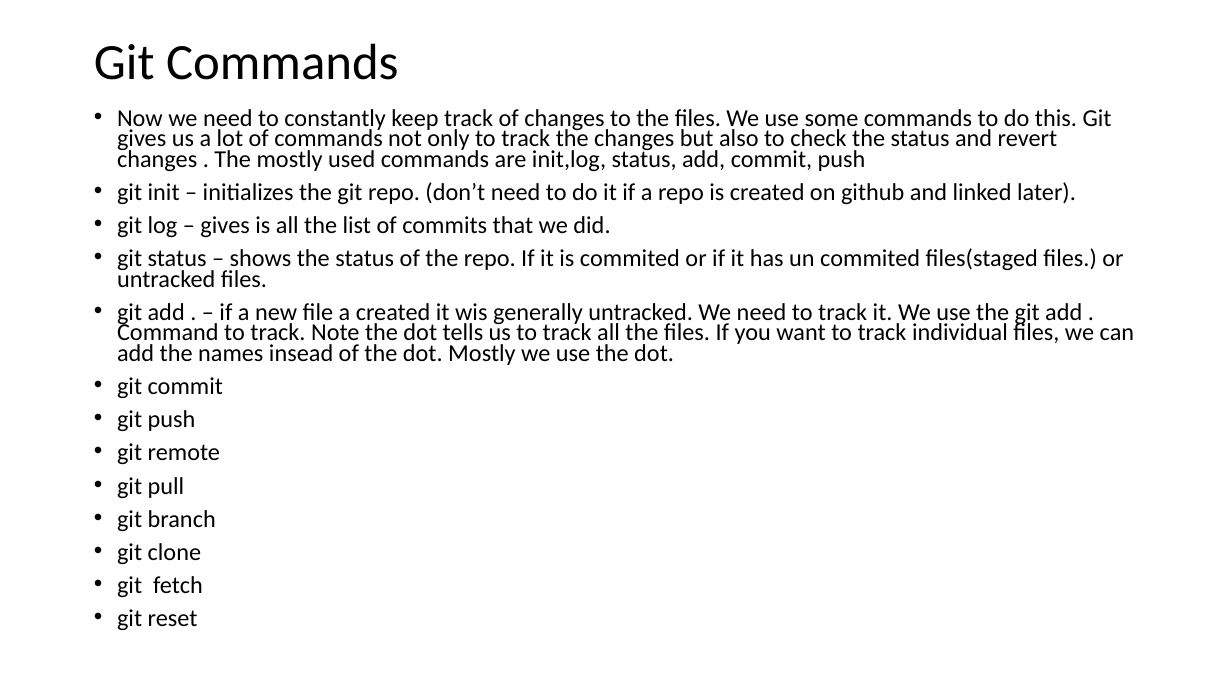
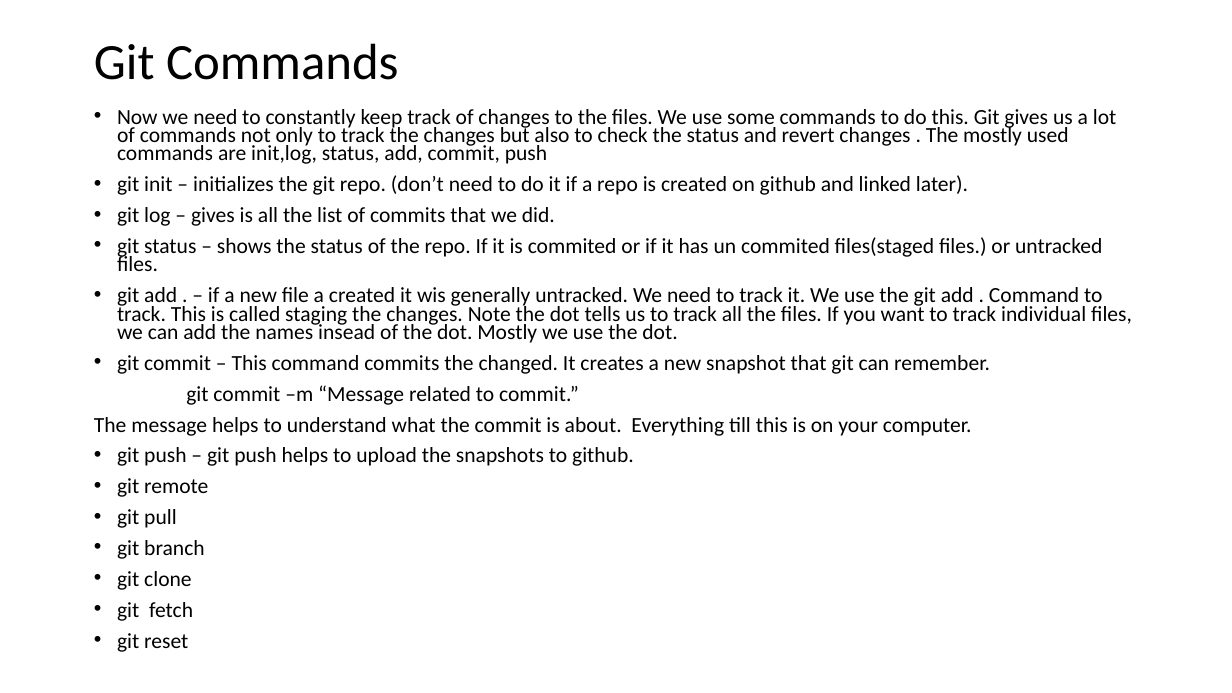
Before and after one commit to vatsan1993/pallavi-java-programs, a slide deck: slide 7 of Java Intro.pptx. Drawn at 1232x693 pixels with LibreOffice and Linux fonts; fonts in the diff are those of the drawing. Boxes give left, top, right and bottom in pixels: in the first picture for what was removed or moved away, otherwise in the second. Text is boxed around its words. In the diff, an @@ line names an element or a change of style, - is before the commit and + after.

Commit message:
changed java presentation file

```diff
--- a/Java Intro.pptx
+++ b/Java Intro.pptx
@@ text at [117, 109, 1116, 652]: size 18.9 to 16.8 pt in "Now we need to constantly keep track ...", "git init – initializes the git repo. ...", "git log – gives is all the ...", "git status – shows the status of ..." and 6 more places @@
@@ text at [94, 287, 1132, 466]: text changed; size 18.9 to 16.8 pt @@
-• git add . – if a new file a created it wis generally untracked. We need to track it. We use the git add . Command to track. Note the dot tells us to track all the files. If you want to track individual files, we can add the names insead of the dot. Mostly we use the dot.
-• git commit
-• git push
+• git add . – if a new file a created it wis generally untracked. We need to track it. We use the git add . Command to track. This is called staging the changes. Note the dot tells us to track all the files. If you want to track individual files, we can add the names insead of the dot. Mostly we use the dot.
+• git commit – This command commits the changed. It creates a new snapshot that git can remember.
+git commit –m “Message related to commit.”
+The message helps to understand what the commit is about. Everything till this is on your computer.
+• git push – git push helps to upload the snapshots to github.
```
